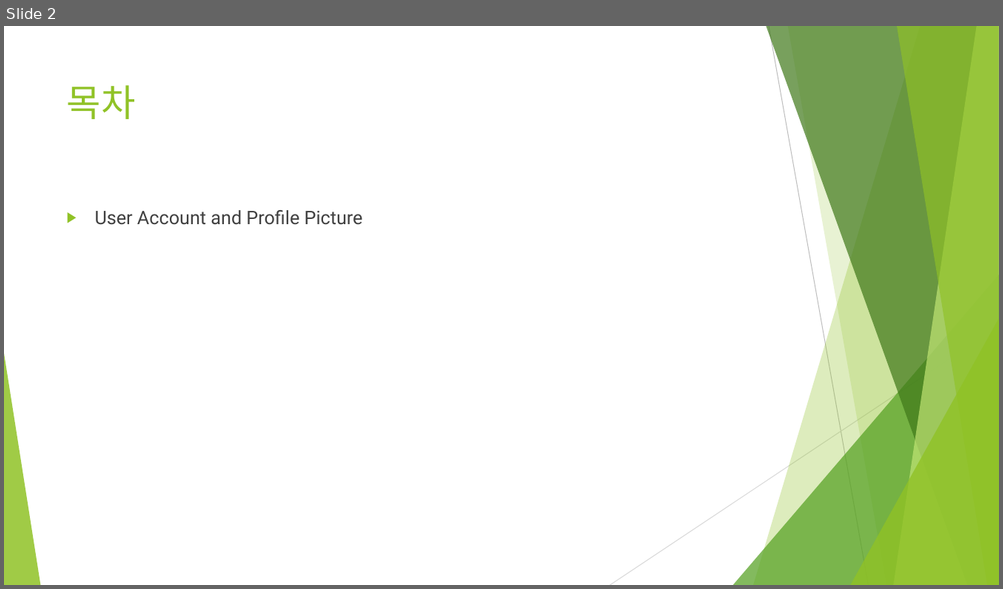
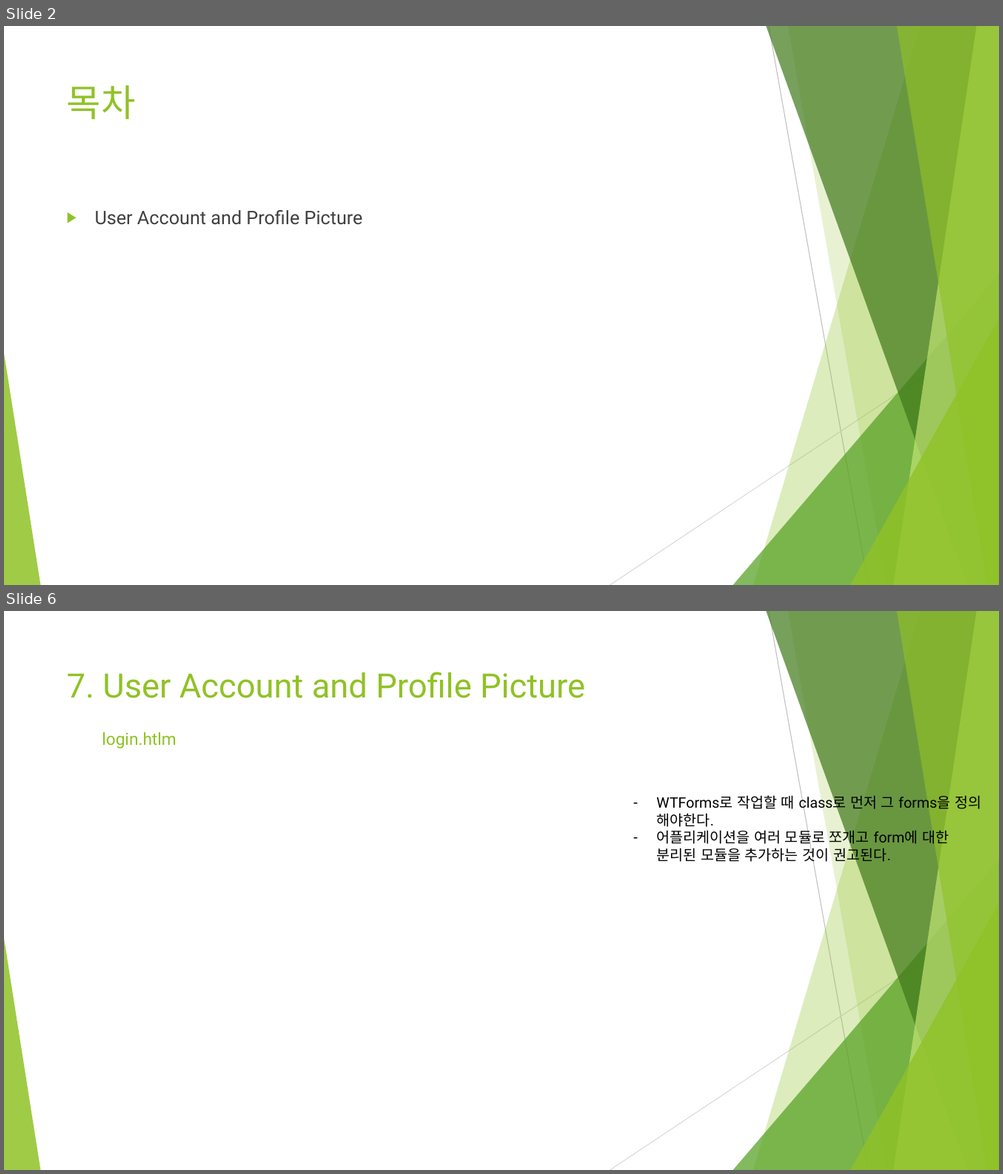
Before and after one commit to Heechul90/Flask, a slide deck: Study/07. User Account and Profile Picture/User Account and Profile Picture.pptx. Shown one above the other, each under a label of ours: slide 2 before the commit, slides 2 and 6 after it; the slides between them are not shown. The pictures are 1003x589 and 1003x1174 pixels, drawn with LibreOffice and Linux fonts; fonts in the diff are those of the drawing. Boxes give left, top, right and bottom in pixels: in the first picture for what was removed or moved away, otherwise in the second. Text is boxed around its words. In the diff, an @@ line names an element or a change of style, - is before the commit and + after.

Commit message:
User account and profile picture

```diff
--- a/Study/07. User Account and Profile Picture/User Account and Profile Picture.pptx
+++ b/Study/07. User Account and Profile Picture/User Account and Profile Picture.pptx
@@ slide 6 added at bbox=[4, 611, 999, 1170], background #FFFFFF; not listed: 10 template elements that a slide beside it also shows @@
@@ title added at bbox=[67, 672, 585, 698], 32.4 pt, text #90C226 @@
+7. User Account and Profile Picture
@@ text added at bbox=[102, 732, 176, 749], 16.2 pt, text #90C226 @@
+login.htlm
@@ text added at bbox=[656, 795, 981, 865], 14 pt, text #000000 @@
+– WTForms로 작업할 때 class로 먼저 그 forms을 정의 해야한다.
+– 어플리케이션을 여러 모듈로 쪼개고 form에 대한 분리된 모듈을 추가하는 것이 권고된다.
```
Also in this commit, not shown: 1 slide changed, 2 other slides added, 5 other files.
